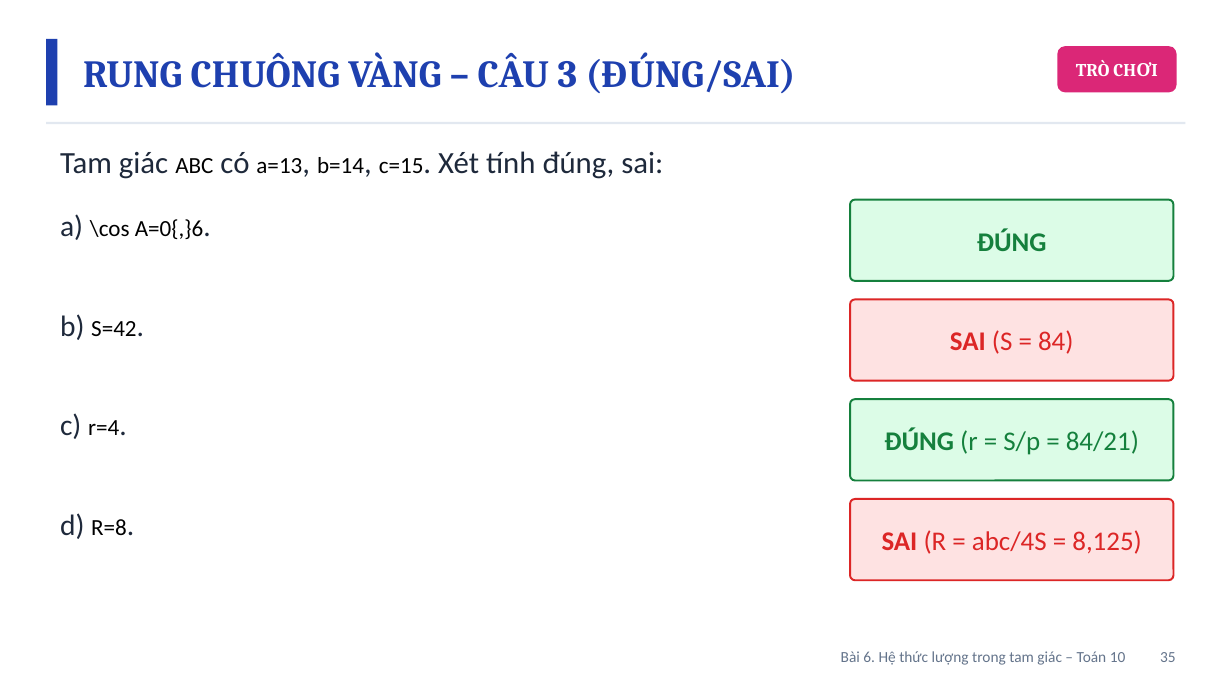
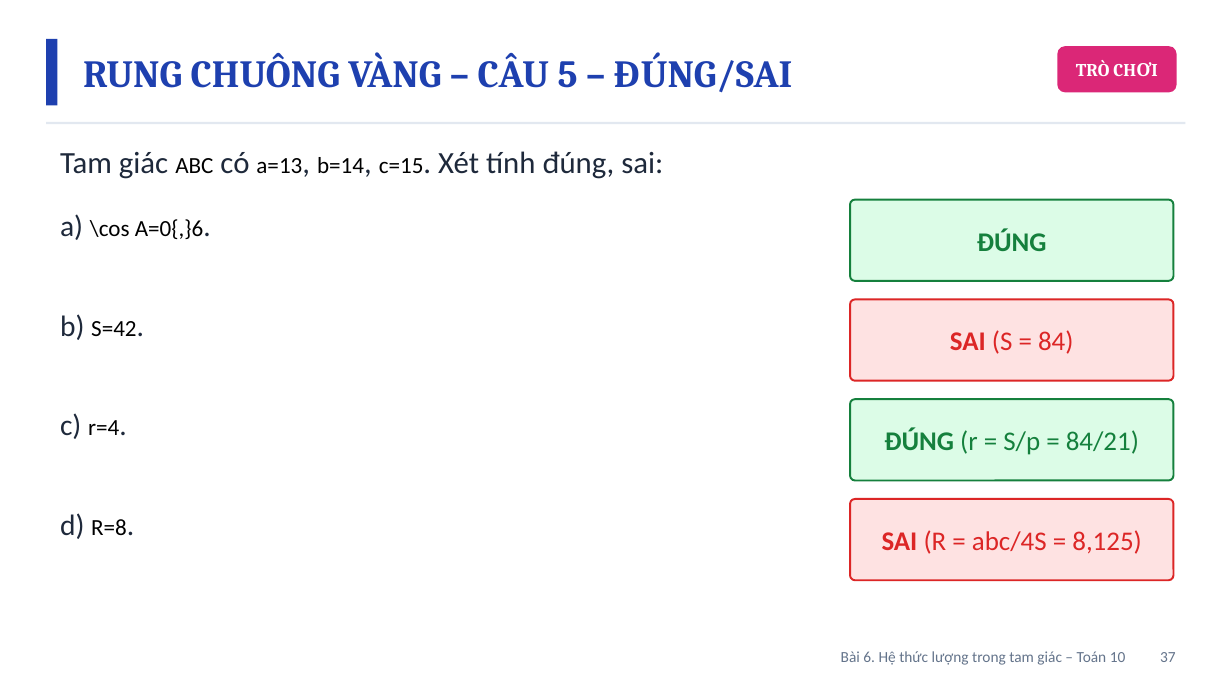
Before and after one commit to Trangtu66/Taode_thi_online, a slide deck: slide 37 of mon/toan/slide/lop10/BaiGiangDienTu_TOAN10_Bai6_HeThucLuong_T18-21.pptx (slide 35 before the commit). Drawn at 1232x693 pixels with LibreOffice and Linux fonts; fonts in the diff are those of the drawing. Boxes give left, top, right and bottom in pixels: in the first picture for what was removed or moved away, otherwise in the second. Text is boxed around its words. In the diff, an @@ line names an element or a change of style, - is before the commit and + after.

```diff
--- a/mon/toan/slide/lop10/BaiGiangDienTu_TOAN10_Bai6_HeThucLuong_T18-21.pptx
+++ b/mon/toan/slide/lop10/BaiGiangDienTu_TOAN10_Bai6_HeThucLuong_T18-21.pptx
@@ text at (x1=83, y1=52, x2=793, y2=93): text changed @@
-RUNG CHUÔNG VÀNG – CÂU 3 (ĐÚNG/SAI)
+RUNG CHUÔNG VÀNG – CÂU 5 – ĐÚNG/SAI
@@ text at (x1=841, y1=651, x2=1176, y2=665): text changed @@
-Bài 6. Hệ thức lượng trong tam giác – Toán 10 35
+Bài 6. Hệ thức lượng trong tam giác – Toán 10 37
```
Also in this commit, not shown: 8 other slides changed, 4 slides added, 9 other files.
